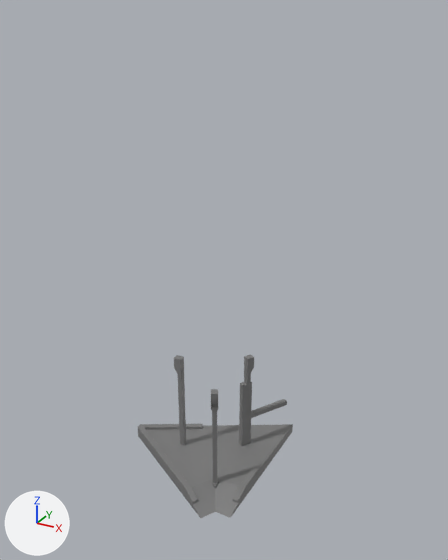
A saved change to the FBX model models/structures/lighthouse/Circle.001.fbx.
Both versions are drawn from a 50 mm camera at (25.6, -44.6, 43.2) aimed at (-0.2, 2.4, 19.7). Every picture has the same lights, and +X, +Y and +Z are marked at lower left. Where no turn or scale is listed for an object, it has been applied to the vertices.
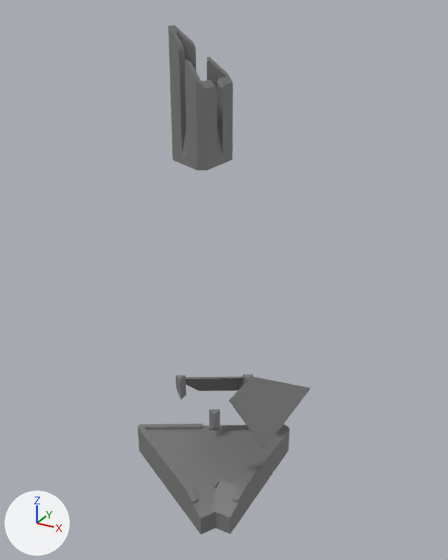
Edits to the bpy script that builds the scene:
```text
Change me_circle_008:
    used by ob_circle_001; location = (0.0, 0.0, 0.0)
    remove me_circle_008.from_pydata(...)  # 298 vertices, 289 faces; spans x -9.6..5.0, y -7.3..8.7, z 0.0..11.5
    add me_circle_008.from_pydata(...)  # 444 vertices, 459 faces; spans x -9.6..6.1, y -7.3..10.6, z -2.0..41.9
    me_circle_008 part 1: a new loose piece of 178 vertices spanning x -3.7..0.8, y -2.7..2.4, z 31.3..41.9, in mat_material_002 (grey #7a7a7a)
    me_circle_008 part 2: a new loose piece of 82 vertices spanning x -4.5..6.1, y -1.0..10.6, z 4.7..9.3, in mat_material_002 (grey #7a7a7a)
    me_circle_008 part 3: a new loose piece of 24 vertices spanning x 1.4..2.3, y -3.9..-2.9, z 6.9..9.3, in mat_material_002 (grey #7a7a7a)
    me_circle_008 part 4: a new loose piece of 24 vertices spanning x -4.5..-3.6, y -0.5..0.5, z 6.9..9.3, in mat_material_002 (grey #7a7a7a)
    me_circle_008 part 5: the loose piece of 44 vertices spanning x 1.3..4.6, y 2.6..7.8, z 1.0..8.5 is deleted
    me_circle_008 part 6: the loose piece of 24 vertices spanning x -4.4..-3.7, y -0.3..0.3, z 9.2..11.5 is deleted
    me_circle_008 part 7: the loose piece of 24 vertices spanning x 1.5..2.5, y -4.0..-3.0, z 9.2..11.5 is deleted
    me_circle_008 part 8
    92 vertices are removed from x -4.1..5.0, y -6.5..8.7, z 0.0..11.5
    114 faces are deleted
    29 vertices are added at x -4.5..5.0, y -7.3..8.2, z -2.0..1.0
    8 new vertices lie (0.0, 0.0, -2.0) away from vertices in x -9.6..5.0, y -7.3..0.3, z 0.0
    5 new vertices lie (0.0, 0.0, 2.0) away from vertices in x 0.0..5.0, y -5.8..8.2, z -2.0
    73 new faces join them
```

What differs and where, as boxes [x1, y1, x2, y2] in the pictures (448 x 560 px):
'Circle.001', reshaped (11% wider, 209% taller): before [138, 354, 293, 518]; after [138, 25, 310, 534]
part 1 of me_circle_008, added: after [168, 25, 233, 170]
part 2 of me_circle_008, added: after [184, 374, 310, 448]
part 3 of me_circle_008, added: after [209, 409, 220, 430]
part 4 of me_circle_008, added: after [176, 375, 186, 399]
part 5 of me_circle_008, deleted: before [239, 382, 287, 446]
part 6 of me_circle_008, deleted: before [174, 355, 184, 379]
part 7 of me_circle_008, deleted: before [211, 389, 218, 410]
part 8 of me_circle_008, cut back: before [138, 354, 293, 518]; after [138, 424, 290, 534]
